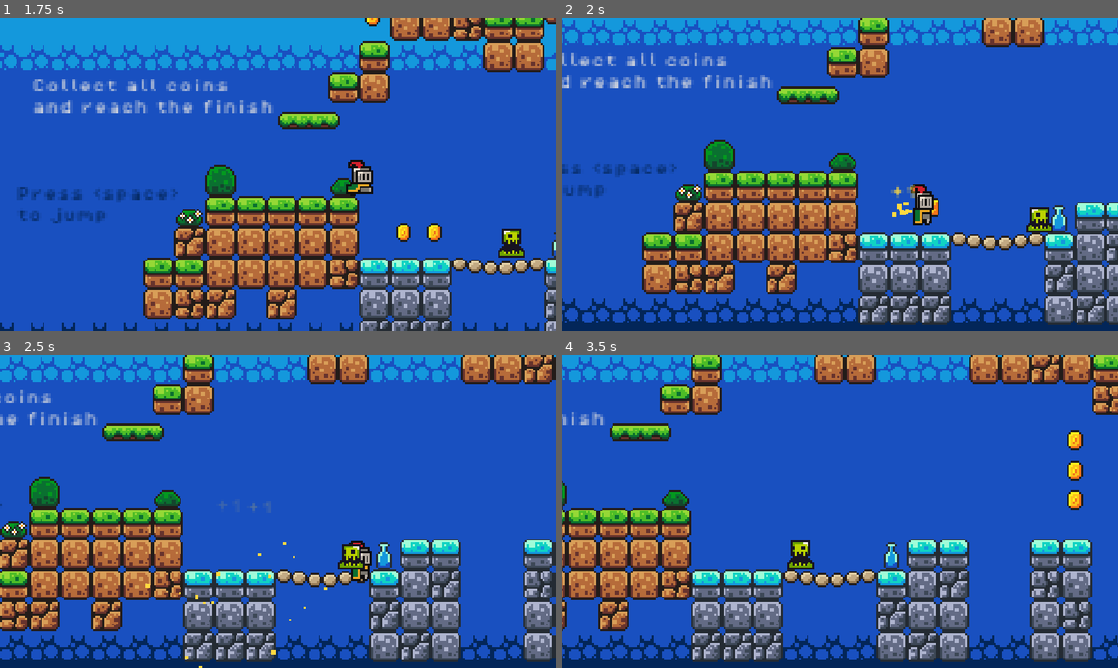
Above: before the commit, frames 1-4 (two rows, left to right).
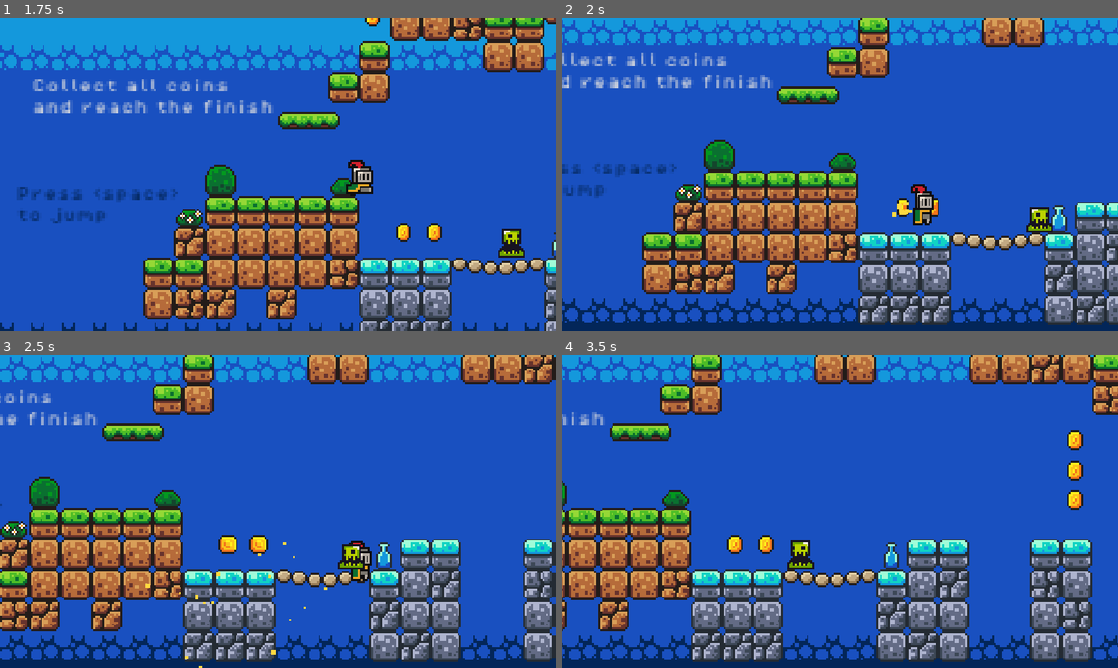
Above: after the commit, the same moments.

Repository: mrsanchez02/game-platform-godot
Game: Godot game, scene res://scenes/main_menu.tscn
The game is run twice, just before and just after one commit, with the same random seed, the same clock (stepped at 60 frames per second) and the same inputs. Sound files missing from this copy of the repository are replaced by a short silence.
Inputs:
- Up to frame 1 (1.75 s): click "Start game" at 0.5 s; tap Space (jump) at 1.25, 1.35, 1.52 s; hold D (move_right) from 1.28 s (still down)
- Up to frame 2 (2 s): keep holding D (move_right); tap Space (jump) at 1.82 s
- Up to frame 3 (2.5 s): keep holding D (move_right); tap Space (jump) at 2, 2.1, 2.27 s
- Up to frame 4 (3.5 s): tap Space (jump) at 2.57, 2.75, 2.85 s; release D (move_right) at 2.78 s; hold Left (move_left) from 2.78 s (still down)

Frame 1 is identical in both runs. In frame 2, 0.1% of the frame differs, in the area x 59-64%, y 53-64%; in frame 3, 0.4%, in the area x 39-49%, y 46-64%; in frame 4, 0.3%.
Error after the commit: Invalid assignment of property or key 'text' with value of type 'String' on a base object of type 'null instance'. (res://scripts/game_manager.gd:16)

Commit message:
feat: Add CoinCounter UI and integrate audio feedback for power-ups and player actions

Diff:
--- a/scenes/game.tscn
+++ b/scenes/game.tscn
@@ -222,18 +222,6 @@
 unique_name_in_owner = true
 script = ExtResource("1_gee14")
 
-[node name="CoinsCollected" type="Label" parent="GameManager" unique_id=597239583]
-offset_left = 592.0
-offset_top = -134.0
-offset_right = 696.0
-offset_bottom = -115.0
-theme_override_colors/font_color = Color(0.011764706, 0.14901961, 0.34901962, 1)
-theme_override_fonts/font = ExtResource("9_0tnpc")
-theme_override_font_sizes/font_size = 8
-text = "You collected X coins"
-horizontal_alignment = 1
-autowrap_mode = 2
-
 [node name="Congratulations" type="Label" parent="GameManager" unique_id=791310749]
 visible = false
 offset_left = 585.0
@@ -250,6 +238,14 @@
 [node name="Label" type="Label" parent="GameManager" unique_id=1314884818]
 offset_right = 40.0
 offset_bottom = 23.0
+
+[node name="HUBLayer" type="CanvasLayer" parent="." unique_id=1152104491]
+
+[node name="CoinCounter" type="Label" parent="HUBLayer" unique_id=297928484]
+offset_top = 60.0
+offset_right = 112.0
+offset_bottom = 83.0
+theme_override_fonts/font = ExtResource("9_0tnpc")
 
 [node name="TileMap" type="TileMap" parent="." unique_id=354487561]
 position = Vector2(105, 141)
--- a/scenes/player.tscn
+++ b/scenes/player.tscn
@@ -4,6 +4,8 @@
 [ext_resource type="Script" uid="uid://cdpiphig38752" path="res://scripts/player.gd" id="1_g2els"]
 [ext_resource type="AudioStream" uid="uid://g0fmxfw6ts5j" path="res://assets/sounds/jump.wav" id="3_qhqgy"]
 [ext_resource type="PackedScene" uid="uid://ccd4hrseksybb" path="res://scenes/touch_controls.tscn" id="4_dqkch"]
+[ext_resource type="AudioStream" uid="uid://2mjtd6iy023c" path="res://assets/sounds/power_up.wav" id="4_qlg0r"]
+[ext_resource type="AudioStream" uid="uid://diber8a2hrf6v" path="res://assets/sounds/hurt.wav" id="5_tuyoq"]
 
 [sub_resource type="AtlasTexture" id="AtlasTexture_4ni07"]
 atlas = ExtResource("1_3vyb7")
@@ -314,6 +316,20 @@
 [node name="CollisionShape2D" type="CollisionShape2D" parent="." unique_id=424482458]
 position = Vector2(0, -6)
 shape = SubResource("CircleShape2D_6n047")
+
+[node name="DustParticles" type="CPUParticles2D" parent="." unique_id=516548847]
+position = Vector2(0, -1)
+emitting = false
+lifetime = 0.4
+one_shot = true
+explosiveness = 0.85
+direction = Vector2(1, -1)
+spread = 50.0
+gravity = Vector2(0, 220)
+initial_velocity_min = 25.0
+initial_velocity_max = 55.0
+scale_amount_max = 2.0
+color = Color(0.9309246, 0.9309246, 0.9063318, 1)
 
 [node name="AudioJump" type="AudioStreamPlayer2D" parent="." unique_id=765356332]
 stream = ExtResource("3_qhqgy")
@@ -329,6 +345,21 @@
 drag_right_margin = 0.3
 drag_bottom_margin = 0.15
 
+[node name="DoubleJump" type="AudioStreamPlayer" parent="." unique_id=265627860]
+stream = ExtResource("4_qlg0r")
+volume_db = -16.0
+bus = &"SFX"
+
+[node name="jump_sound" type="AudioStreamPlayer" parent="." unique_id=53876807]
+stream = ExtResource("3_qhqgy")
+volume_db = -16.0
+bus = &"SFX"
+
+[node name="Hurt" type="AudioStreamPlayer" parent="." unique_id=1919981004]
+stream = ExtResource("5_tuyoq")
+volume_db = -16.0
+bus = &"SFX"
+
 [node name="Control" type="Control" parent="." unique_id=1204267912]
 layout_mode = 3
 anchors_preset = 0
